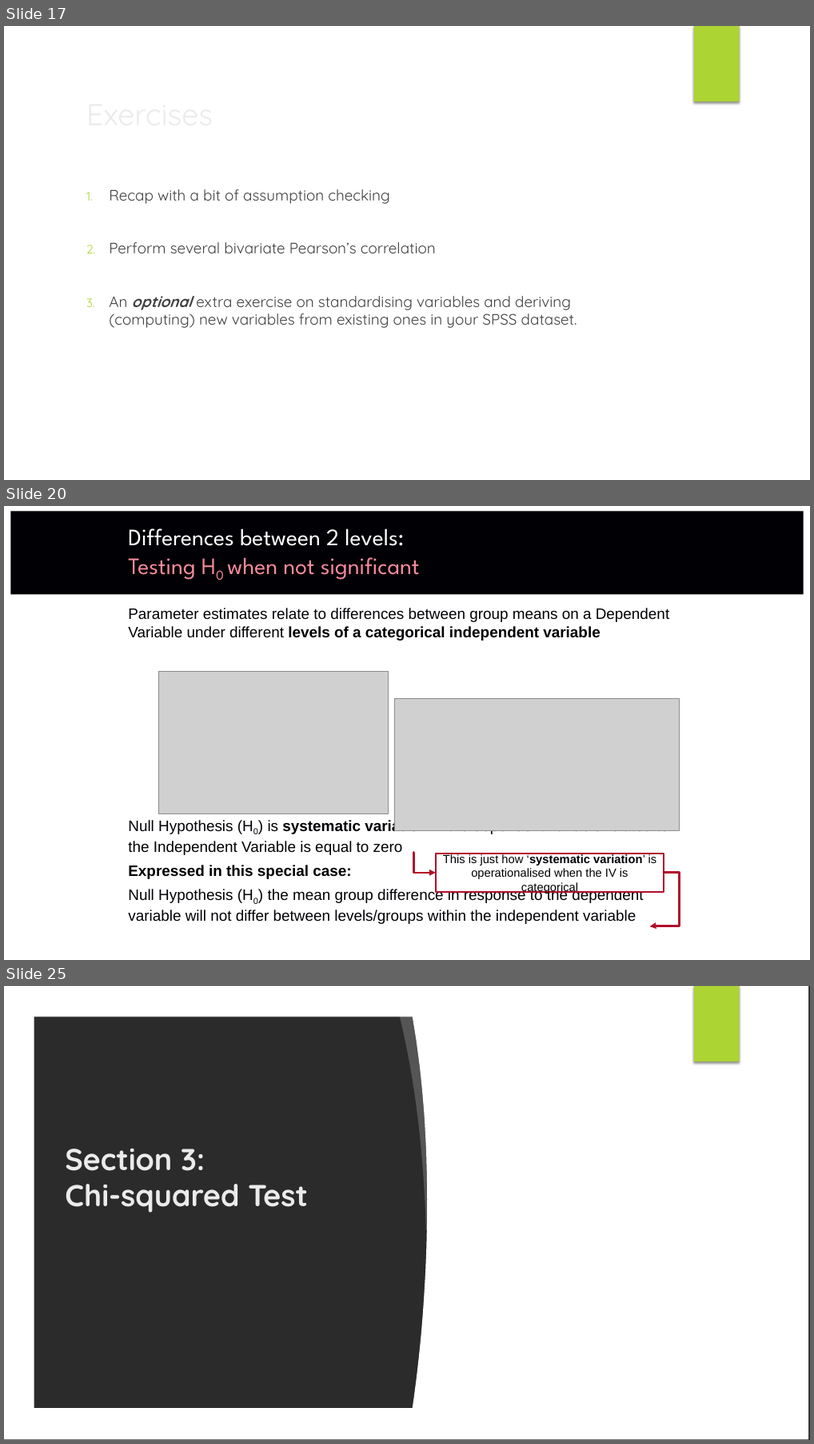
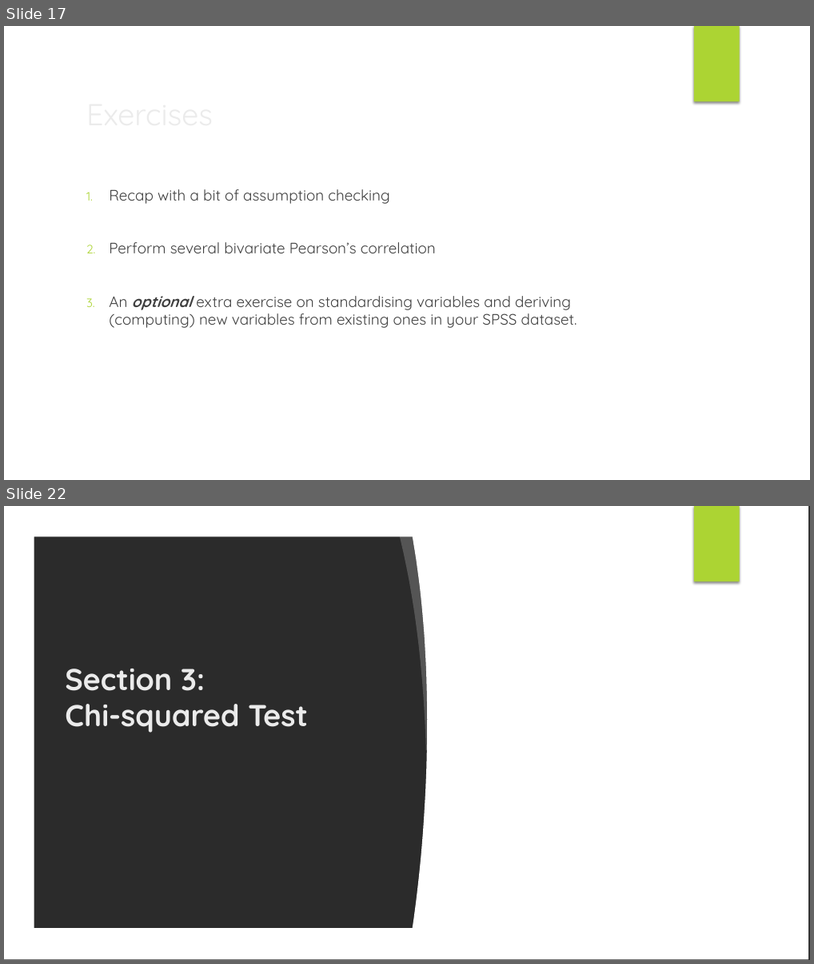
Before and after one commit to Liam-JB-Hill/CAP_pathway_Intro_to_Stats, a slide deck: docs/slides/Session3_master.pptx. Shown one above the other, each under a label of ours: slides 17, 20 and 25 before the commit, slides 17 and 22 after it; the slides between them are not shown. The pictures are 814x1444 and 814x964 pixels, drawn with LibreOffice and Linux fonts; fonts in the diff are those of the drawing; grey boxes stand for pictures; background and template pictures are left out; a plain dark background stands for a picture behind light text. Boxes give left, top, right and bottom in pixels: in the first picture for what was removed or moved away, otherwise in the second. Text is boxed around its words. In the diff, an @@ line names an element or a change of style, - is before the commit and + after.

```diff
--- a/docs/slides/Session3_master.pptx
+++ b/docs/slides/Session3_master.pptx
@@ slide 20 removed at box(4, 506, 810, 960), background #FFFFFF @@
@@ rectangle removed at box(10, 511, 804, 594) @@
@@ title removed at box(128, 528, 420, 580) @@
-Differences between 2 levels:
-Testing H0 when not significant
@@ line removed from (22, 612) to (790, 612) @@
@@ text removed at box(128, 608, 670, 924) @@
-Parameter estimates relate to differences between group means on a Dependent Variable under different levels of a categorical independent variable
-Null Hypothesis (H0) is systematic variation in the dependent variable related to the Independent Variable is equal to zero
-Expressed in this special case:
-Null Hypothesis (H0) the mean group difference in response to the dependent variable will not differ between levels/groups within the independent variable
@@ picture removed at box(159, 671, 388, 814) @@
@@ picture removed at box(394, 698, 680, 831) @@
@@ elbow arrow removed from (414, 852) to (436, 872) @@
@@ rectangle removed at box(436, 853, 665, 892) @@
-This is just how ‘systematic variation’ is operationalised when the IV is categorical
@@ elbow arrow removed from (665, 872) to (650, 927) @@
@@ what was slide 25 is now slide 22 @@
```
Also in this commit, not shown: 2 slides changed, 2 slides added, 4 other slides removed, 15 other files.
